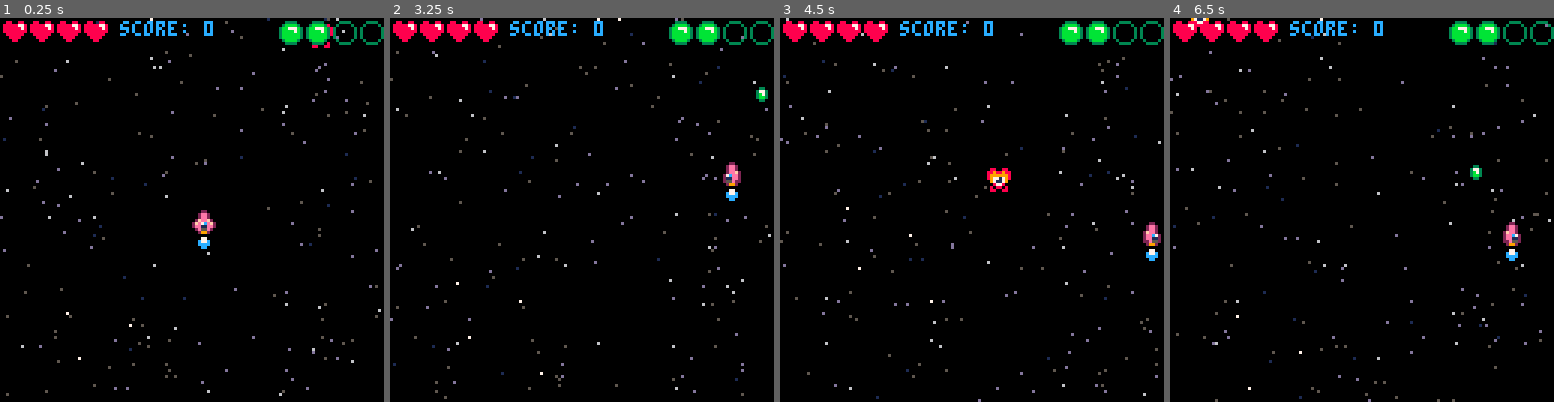
Above: before the commit, frames 1-4 (left to right).
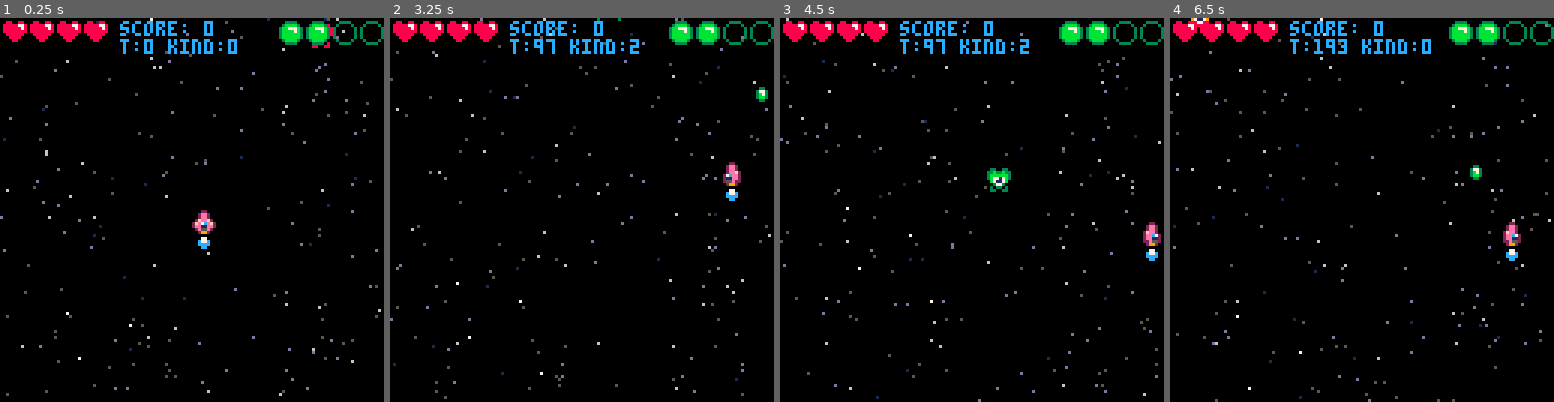
Above: after the commit, the same moments.

Repository: CalebmKopp/shmup-tutorial
Game: PICO-8 cartridge ep14-doggie/reaction-study.p8
The game is run twice, just before and just after one commit, with the same random seed, the same clock (stepped at 60 frames per second) and the same inputs.
Inputs:
- Up to frame 1 (0.25 s): no input
- Up to frame 2 (3.25 s): tap X (X key) at 0.33, 1.07, 1.85, 2.97 s; tap O (Z key) at 0.7, 1.7, 2.1, 2.5, 2.9 s; hold Right 1.6-2.1 s; hold Up 2.15-2.42 s; hold Right 2.47-3.03 s; hold Left from 3.08 s (still down)
- Up to frame 3 (4.5 s): tap O (Z key) at 3.3, 3.7, 4.1 s; release Left at 3.58 s; hold Down 3.63-3.97 s; hold Right from 4.02 s (still down); tap X (X key) at 4.08 s
- Up to frame 4 (6.5 s): tap O (Z key) every 0.4 s from 4.5 to 6.1 s; release Right at 4.68 s; hold Up 4.73-5.03 s; hold Left 5.08-5.68 s; tap X (X key) at 5.2, 6.32 s; hold Down 5.73-6.03 s; hold Right from 6.08 s (still down)

The runs differ from the first frame. In frame 1, 0.5% of the frame differs, in the area x 31-62%, y 5-10%; in frame 2, 0.5%; in frame 3, 0.7%, in the area x 31-65%, y 5-46%; in frame 4, 0.6%.

Commit message:
randomizing enemy colors, using pal() instead of more sprites

Diff:
--- a/ep14-doggie/reaction-study.p8
+++ b/ep14-doggie/reaction-study.p8
@@ -246,8 +246,10 @@
 		yspd=1.5,
 		hp=15,
 		flash=0,
-		spr=55
+		spr=55,
+		kind=flr(rnd(3))
 	}
+	debug("t:"..t.." kind:"..myen.kind)
 	add(enemies, myen)
 end
 
@@ -452,6 +454,13 @@
 			for i=1,15 do
 				pal(i,7)
 			end
+		end
+		if en_ref.kind==2 then
+			pal(9,11)
+			pal(8,3)
+		elseif en_ref.kind==1 then
+			pal(9,15)
+			pal(8,2)
 		end
 		drw_obj(en_ref)
 		pal()
Not shown, changed: ep14-doggie/readme.md
